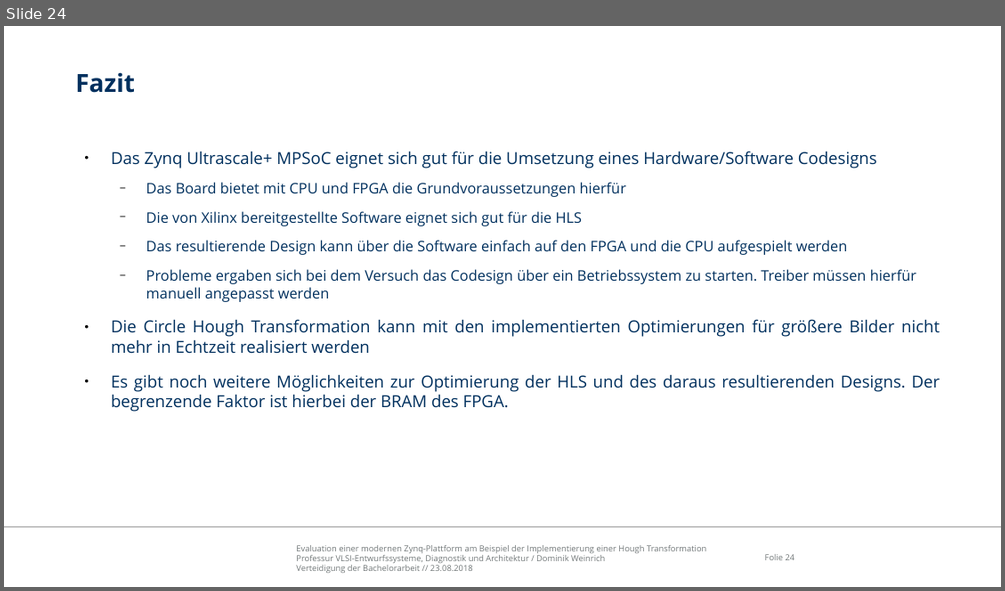
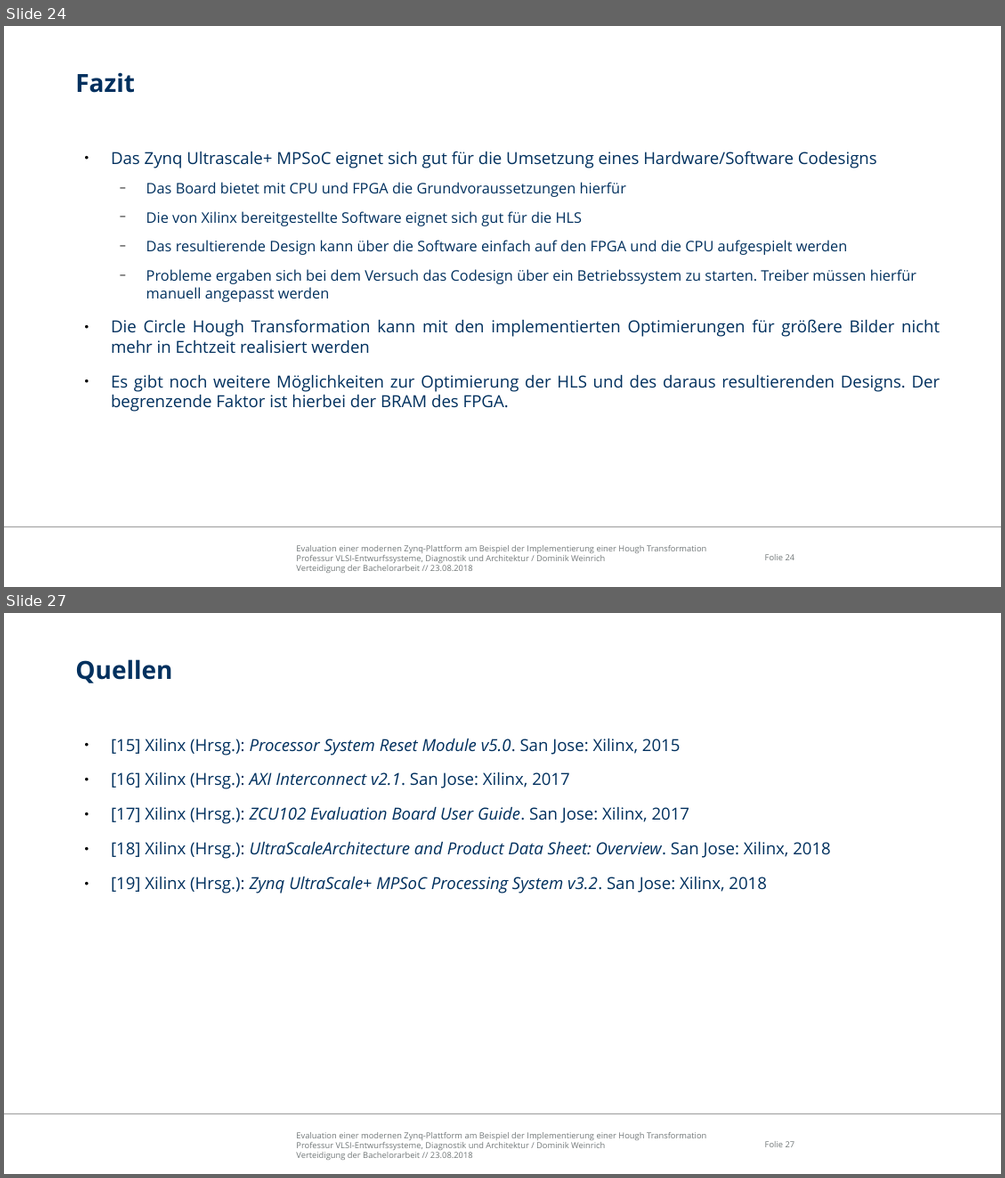
Before and after one commit to freeDom-/hough, a slide deck: Verteidigung/Verteidigung.odp. Shown one above the other, each under a label of ours: slide 24 before the commit, slides 24 and 27 after it; the slides between them are not shown. The pictures are 1005x591 and 1005x1178 pixels, drawn with LibreOffice and Linux fonts; fonts in the diff are those of the drawing; background and template pictures are left out. Boxes give left, top, right and bottom in pixels: in the first picture for what was removed or moved away, otherwise in the second. Text is boxed around its words. In the diff, an @@ line names an element or a change of style, - is before the commit and + after.

```diff
--- a/Verteidigung/Verteidigung.odp
+++ b/Verteidigung/Verteidigung.odp
@@ slide 27 added at (4, 613, 1001, 1174), background #FFFFFF; not listed: 3 template elements that a slide beside it also shows @@
@@ title added at (75, 659, 172, 683), 24 pt, text #00305E, bold @@
+Quellen
@@ text added at (111, 738, 831, 893), 16 pt, text #00305E @@
+● [15] Xilinx (Hrsg.): Processor System Reset Module v5.0. San Jose: Xilinx, 2015
+● [16] Xilinx (Hrsg.): AXI Interconnect v2.1. San Jose: Xilinx, 2017
+● [17] Xilinx (Hrsg.): ZCU102 Evaluation Board User Guide. San Jose: Xilinx, 2017
+● [18] Xilinx (Hrsg.): UltraScaleArchitecture and Product Data Sheet: Overview. San Jose: Xilinx, 2018
+● [19] Xilinx (Hrsg.): Zynq UltraScale+ MPSoC Processing System v3.2. San Jose: Xilinx, 2018
```
Also in this commit, not shown: 6 slides changed, 5 other slides added, 2 slides removed, 1 other file.
